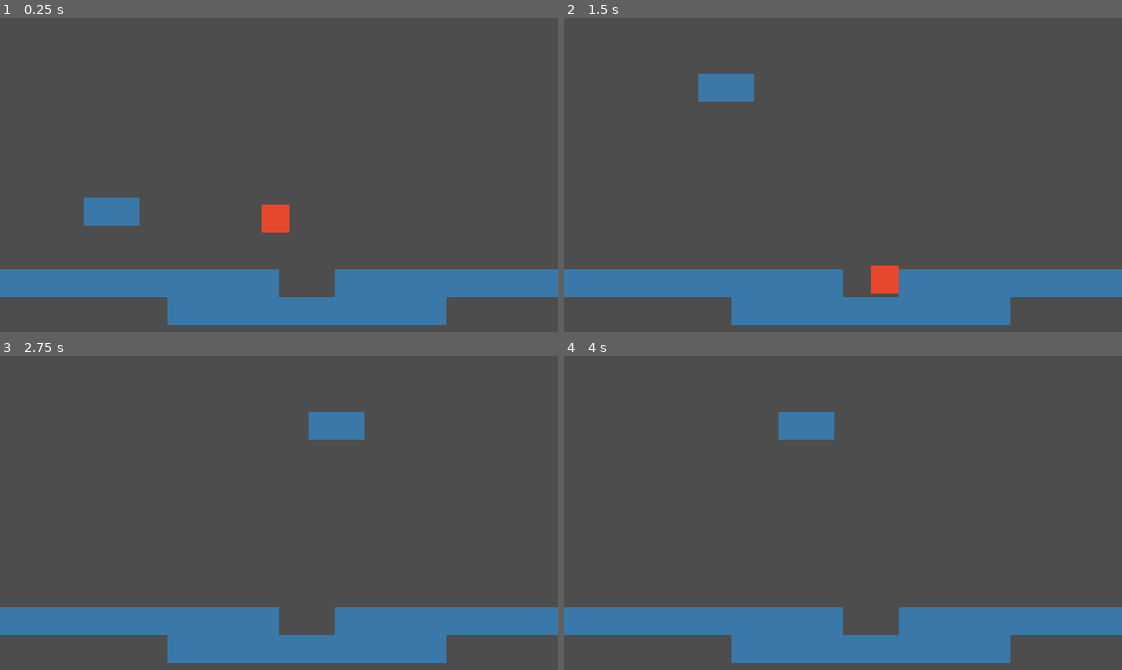
Above: before the commit, frames 1-4 (two rows, left to right).
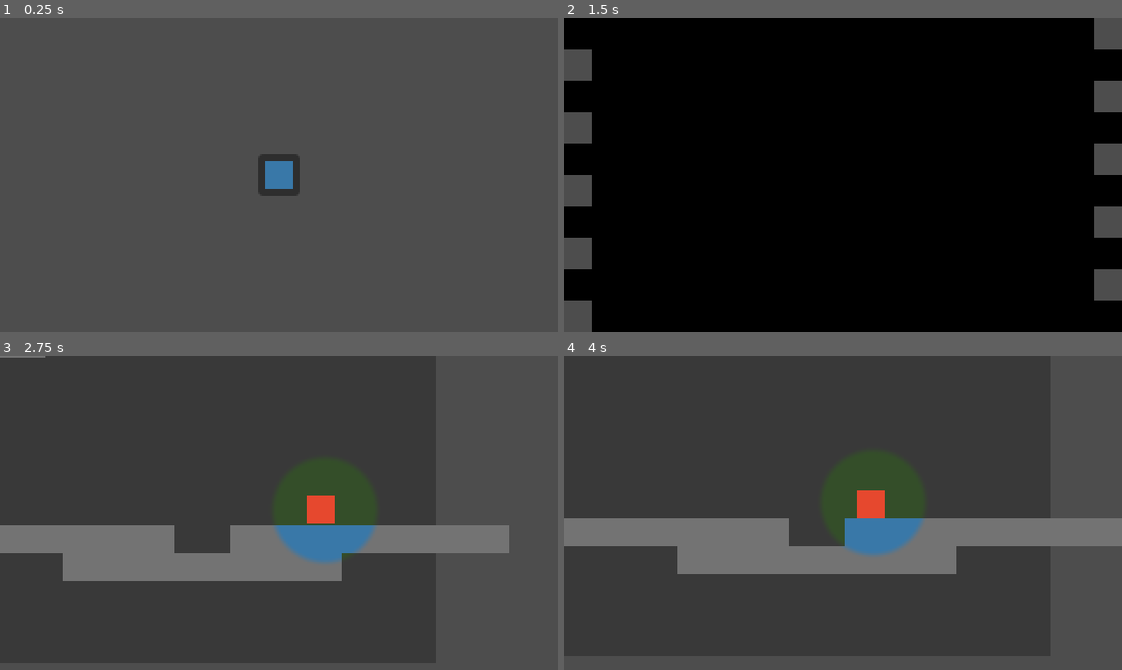
Above: after the commit, the same moments.

Repository: weltonbeck/Ggjam-2024
Game: Godot game, scene res://scennes/levels/MenuScenne.tscn
Two runs of this game, one before a commit and one after it. Both use one fixed random seed, a clock stepped at 60 frames per second and the inputs below. Before the commit the project starts from res://scennes/levels/TesteScenne.tscn.
Inputs (mouse positions are in pixels of both pictures, inside the frame that each line leads up to):
- Up to frame 1 (0.25 s): no input
- Up to frame 2 (1.5 s): click (843, 175) at 0.52 s; hold Right (ui_right) from 1.28 s (still down)
- Up to frame 3 (2.75 s): keep holding Right (ui_right); tap Space (jump) at 1.52, 2.27 s
- Up to frame 4 (4 s): release Right (ui_right) at 2.78 s; hold Left (ui_left) 2.78-3.53 s; hold Right (ui_right) from 3.53 s (still down); tap Space (jump) at 3.77 s

The runs differ from the first frame. In frame 1, 15% of the frame differs, in the area x 0-100%, y 43-98%; in frame 2, 95%, in the area x 0-100%, y 0-100%; in frame 3, 29%; in frame 4, 30%.

Commit message:
shader graycale e transição entre cenas

Diff:
--- a/project.godot
+++ b/project.godot
@@ -11,9 +11,13 @@
 [application]
 
 config/name="Ggjam-2024"
-run/main_scene="res://scennes/levels/TesteScenne.tscn"
+run/main_scene="res://scennes/levels/MenuScenne.tscn"
 config/features=PackedStringArray("4.2", "GL Compatibility")
 config/icon="res://icon.svg"
+
+[autoload]
+
+GameControler="*res://scennes/levels/GameControlerScenne.tscn"
 
 [display]
 
--- /dev/null
+++ b/scennes/levels/GameControlerScenne.tscn
@@ -0,0 +1,102 @@
+[gd_scene load_steps=9 format=3 uid="uid://b1cav7ghtyjuy"]
+
+[ext_resource type="Shader" path="res://shaders/GameControlerShader.gdshader" id="1_me0wq"]
+[ext_resource type="Script" path="res://scripts/GameControlerScript.gd" id="1_ybggc"]
+
+[sub_resource type="ShaderMaterial" id="ShaderMaterial_npgf3"]
+shader = ExtResource("1_me0wq")
+shader_parameter/lines = 10.0
+shader_parameter/threshold = 1.0
+shader_parameter/line_color_a = Color(0, 0, 0, 1)
+shader_parameter/line_color_b = Color(0, 0, 0, 1)
+
+[sub_resource type="Animation" id="Animation_eo37k"]
+length = 0.001
+tracks/0/type = "value"
+tracks/0/imported = false
+tracks/0/enabled = true
+tracks/0/path = NodePath("ColorRect:material:shader_parameter/threshold")
+tracks/0/interp = 1
+tracks/0/loop_wrap = true
+tracks/0/keys = {
+"times": PackedFloat32Array(0),
+"transitions": PackedFloat32Array(1),
+"update": 0,
+"values": [1.0]
+}
+
+[sub_resource type="Animation" id="Animation_qdod2"]
+resource_name = "fade_out"
+tracks/0/type = "value"
+tracks/0/imported = false
+tracks/0/enabled = true
+tracks/0/path = NodePath("ColorRect:material:shader_parameter/threshold")
+tracks/0/interp = 1
+tracks/0/loop_wrap = true
+tracks/0/keys = {
+"times": PackedFloat32Array(0, 1),
+"transitions": PackedFloat32Array(1, 1),
+"update": 0,
+"values": [0.0, 1.0]
+}
+
+[sub_resource type="Animation" id="Animation_kpva2"]
+resource_name = "fade_in"
+tracks/0/type = "value"
+tracks/0/imported = false
+tracks/0/enabled = true
+tracks/0/path = NodePath("ColorRect:material:shader_parameter/threshold")
+tracks/0/interp = 1
+tracks/0/loop_wrap = true
+tracks/0/keys = {
+"times": PackedFloat32Array(0, 1),
+"transitions": PackedFloat32Array(1, 1),
+"update": 0,
+"values": [1.0, 0.0]
+}
+
+[sub_resource type="Animation" id="Animation_b7j6v"]
+resource_name = "default"
+length = 0.2
+tracks/0/type = "value"
+tracks/0/imported = false
+tracks/0/enabled = true
+tracks/0/path = NodePath("ColorRect:material:shader_parameter/threshold")
+tracks/0/interp = 1
+tracks/0/loop_wrap = true
+tracks/0/keys = {
+"times": PackedFloat32Array(0, 0.2),
+"transitions": PackedFloat32Array(1, 1),
+"update": 0,
+"values": [0.0, 0.0]
+}
+
+[sub_resource type="AnimationLibrary" id="AnimationLibrary_ljdjt"]
+_data = {
+"RESET": SubResource("Animation_eo37k"),
+"default": SubResource("Animation_b7j6v"),
+"fade_in": SubResource("Animation_kpva2"),
+"fade_out": SubResource("Animation_qdod2")
+}
+
+[node name="GameControler" type="Node2D"]
+script = ExtResource("1_ybggc")
+
+[node name="TransitionCanvas" type="CanvasLayer" parent="."]
+layer = 100
+
+[node name="ColorRect" type="ColorRect" parent="TransitionCanvas"]
+material = SubResource("ShaderMaterial_npgf3")
+anchors_preset = 15
+anchor_right = 1.0
+anchor_bottom = 1.0
+grow_horizontal = 2
+grow_vertical = 2
+mouse_filter = 2
+color = Color(0, 0, 0, 1)
+
+[node name="AnimationPlayer" type="AnimationPlayer" parent="TransitionCanvas"]
+libraries = {
+"": SubResource("AnimationLibrary_ljdjt")
+}
+autoplay = "default"
--- /dev/null
+++ b/scennes/levels/MenuScenne.tscn
@@ -0,0 +1,25 @@
+[gd_scene load_steps=3 format=3 uid="uid://dxe7bdit0ai40"]
+
+[ext_resource type="Script" path="res://scripts/MenuScript.gd" id="1_jx2ti"]
+[ext_resource type="Texture2D" uid="uid://dsh6xt8sbefyk" path="res://sprites/characters/blue.png" id="1_llpkb"]
+
+[node name="MenuScenne" type="Node2D"]
+script = ExtResource("1_jx2ti")
+
+[node name="CanvasLayer" type="CanvasLayer" parent="."]
+
+[node name="Button" type="Button" parent="CanvasLayer"]
+anchors_preset = 8
+anchor_left = 0.5
+anchor_top = 0.5
+anchor_right = 0.5
+anchor_bottom = 0.5
+offset_left = -12.0
+offset_top = -12.0
+offset_right = 12.0
+offset_bottom = 12.0
+grow_horizontal = 2
+grow_vertical = 2
+icon = ExtResource("1_llpkb")
+
+[connection signal="button_down" from="CanvasLayer/Button" to="." method="_on_button_button_down"]
--- a/scennes/levels/TesteScenne.tscn
+++ b/scennes/levels/TesteScenne.tscn
@@ -1,6 +1,6 @@
 [gd_scene load_steps=9 format=3 uid="uid://dkq6681syi4cf"]
 
-[ext_resource type="PackedScene" uid="uid://cfesdyp3bvgey" path="res://scennes/players/Player.tscn" id="1_0w30n"]
+[ext_resource type="PackedScene" uid="uid://cfesdyp3bvgey" path="res://scennes/players/PlayerScenne.tscn" id="1_0w30n"]
 [ext_resource type="Texture2D" uid="uid://dsh6xt8sbefyk" path="res://sprites/characters/blue.png" id="2_nm6gr"]
 
 [sub_resource type="RectangleShape2D" id="RectangleShape2D_8bjdt"]
@@ -55,8 +55,21 @@
 
 [node name="TesteScenne" type="Node2D"]
 
+[node name="Sprite2D" type="Sprite2D" parent="."]
+modulate = Color(0.909804, 0.65098, 0.247059, 1)
+position = Vector2(168, 128)
+rotation = 3.14159
+scale = Vector2(17.7287, 11.8927)
+texture = ExtResource("2_nm6gr")
+
 [node name="Player" parent="." instance=ExtResource("1_0w30n")]
-position = Vector2(158, 79)
+position = Vector2(152, 136)
+
+[node name="Camera2D" type="Camera2D" parent="Player"]
+limit_left = 0
+position_smoothing_enabled = true
+drag_top_margin = 0.5
+editor_draw_drag_margin = true
 
 [node name="StaticBody2D" type="StaticBody2D" parent="."]
 position = Vector2(80, 152)
@@ -99,7 +112,7 @@
 curve = SubResource("Curve2D_3ifiq")
 
 [node name="AnimatableBody2D" type="AnimatableBody2D" parent="Path2D"]
-position = Vector2(102.677, 32)
+position = Vector2(64, 120)
 
 [node name="Sprite2D" type="Sprite2D" parent="Path2D/AnimatableBody2D"]
 scale = Vector2(2, 1)
--- a/scennes/players/Player.tscn
+++ /dev/null
@@ -1,21 +0,0 @@
-[gd_scene load_steps=4 format=3 uid="uid://cfesdyp3bvgey"]
-
-[ext_resource type="Texture2D" uid="uid://n8jfcv4nfkla" path="res://sprites/characters/red.png" id="1_w2orc"]
-[ext_resource type="Script" path="res://scripts/Player.gd" id="1_xlnbk"]
-
-[sub_resource type="CapsuleShape2D" id="CapsuleShape2D_pnsbl"]
-radius = 8.0
-height = 16.0
-
-[node name="Player" type="CharacterBody2D"]
-script = ExtResource("1_xlnbk")
-
-[node name="Sprite2D" type="Sprite2D" parent="."]
-texture = ExtResource("1_w2orc")
-
-[node name="CollisionShape2D" type="CollisionShape2D" parent="."]
-shape = SubResource("CapsuleShape2D_pnsbl")
-
-[node name="CoyoteTimer" type="Timer" parent="."]
-
-[node name="JumpBufferingTimer" type="Timer" parent="."]
--- /dev/null
+++ b/scennes/players/PlayerScenne.tscn
@@ -0,0 +1,38 @@
+[gd_scene load_steps=6 format=3 uid="uid://cfesdyp3bvgey"]
+
+[ext_resource type="Script" path="res://scripts/PlayerScript.gd" id="1_2py5h"]
+[ext_resource type="Texture2D" uid="uid://n8jfcv4nfkla" path="res://sprites/characters/red.png" id="2_8io4h"]
+[ext_resource type="Shader" path="res://shaders/GrayscaleShader.gdshader" id="3_bx7h2"]
+
+[sub_resource type="CapsuleShape2D" id="CapsuleShape2D_pnsbl"]
+radius = 8.0
+height = 16.0
+
+[sub_resource type="ShaderMaterial" id="ShaderMaterial_vj7qe"]
+shader = ExtResource("3_bx7h2")
+shader_parameter/holeCenter = Vector2(80, 60)
+shader_parameter/holeRadius = 30.0
+shader_parameter/penumbra = 5.0
+
+[node name="Player" type="CharacterBody2D"]
+script = ExtResource("1_2py5h")
+
+[node name="Sprite2D" type="Sprite2D" parent="."]
+texture = ExtResource("2_8io4h")
+
+[node name="CollisionShape2D" type="CollisionShape2D" parent="."]
+shape = SubResource("CapsuleShape2D_pnsbl")
+
+[node name="CoyoteTimer" type="Timer" parent="."]
+
+[node name="JumpBufferingTimer" type="Timer" parent="."]
+
+[node name="GrayscaleCanvas" type="CanvasLayer" parent="."]
+
+[node name="ColorRect" type="ColorRect" parent="GrayscaleCanvas"]
+material = SubResource("ShaderMaterial_vj7qe")
+anchors_preset = 15
+anchor_right = 1.0
+anchor_bottom = 1.0
+grow_horizontal = 2
+grow_vertical = 2
--- /dev/null
+++ b/scripts/GameControlerScript.gd
@@ -0,0 +1,9 @@
+extends Node2D
+
+func changeScenne(newScenne):
+	$TransitionCanvas/AnimationPlayer.play("fade_out")
+	await $TransitionCanvas/AnimationPlayer.animation_finished
+	assert(get_tree().change_scene_to_file(newScenne) == OK)
+	await get_tree().process_frame
+	#await get_tree().create_timer(0.5).timeout
+	$TransitionCanvas/AnimationPlayer.play("fade_in")
--- /dev/null
+++ b/scripts/MenuScript.gd
@@ -0,0 +1,5 @@
+extends Node2D
+
+
+func _on_button_button_down():
+	GameControler.changeScenne("res://scennes/levels/TesteScenne.tscn")
--- a/scripts/Player.gd
+++ b/scripts/PlayerScript.gd
@@ -22,6 +22,9 @@
 	walk()
 	move_and_slide()
 	jump()
+
+	#faz o shader cinza seguir
+	$GrayscaleCanvas/ColorRect.material.set("shader_parameter/holeCenter", get_global_transform_with_canvas().origin)
 
 func walk():
 	var direction = Input.get_axis("ui_left", "ui_right")
--- /dev/null
+++ b/shaders/GameControlerShader.gdshader
@@ -0,0 +1,23 @@
+shader_type canvas_item;
+
+uniform float lines = 10.;
+uniform float threshold: hint_range(0.0, 1.0) = 0.0;
+uniform vec4 line_color_a: source_color = vec4(1.0);
+uniform vec4 line_color_b: source_color = vec4(0., 0., 0., 1.0);
+
+void fragment() {
+	vec2 stripe_uv = vec2(UV.x, fract(UV.y * lines / 2.));
+	if (stripe_uv.y < 0.5){
+		if(stripe_uv.x < threshold){
+			COLOR = line_color_a;
+		} else {
+			COLOR = vec4(0.0);
+		}
+	} else {
+		if (stripe_uv.x > 1. - threshold){
+			COLOR = line_color_b;
+		} else {
+			COLOR = vec4(0.0);
+		}
+	}
+}
--- /dev/null
+++ b/shaders/GrayscaleShader.gdshader
@@ -0,0 +1,26 @@
+shader_type canvas_item;
+uniform sampler2D SCREEN_TEXTURE : hint_screen_texture, filter_linear_mipmap;
+//
+//void fragment() {
+    ////COLOR = texture(SCREEN_TEXTURE, SCREEN_UV);
+	 //COLOR = texture(TEXTURE, UV);
+    //float avg = (COLOR.r + COLOR.g + COLOR.b) / 3.0;
+    //COLOR.rgb = vec3(avg);
+//}
+
+uniform vec2 holeCenter;
+uniform float holeRadius;
+uniform float penumbra = 20.0;
+
+varying vec2 p;
+
+void vertex(){
+	p = (MODEL_MATRIX * vec4(VERTEX, 0.0, 1.0) ).xy;
+}
+
+void fragment(){
+	COLOR = texture(SCREEN_TEXTURE, SCREEN_UV);
+	float avg = (COLOR.r + COLOR.g + COLOR.b) / 3.0;
+    COLOR.rgb = vec3(avg);
+	COLOR.a = smoothstep(holeRadius - penumbra/2.0, holeRadius + penumbra/2.0, length(p - holeCenter));
+}
